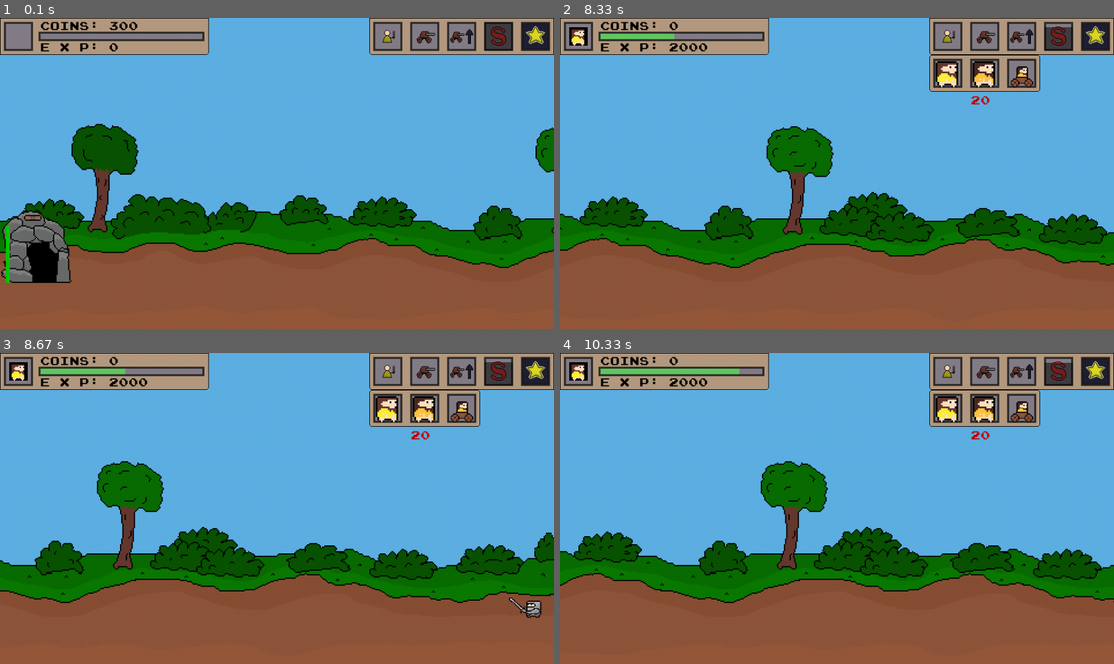
Above: before the commit, frames 1-4 (two rows, left to right).
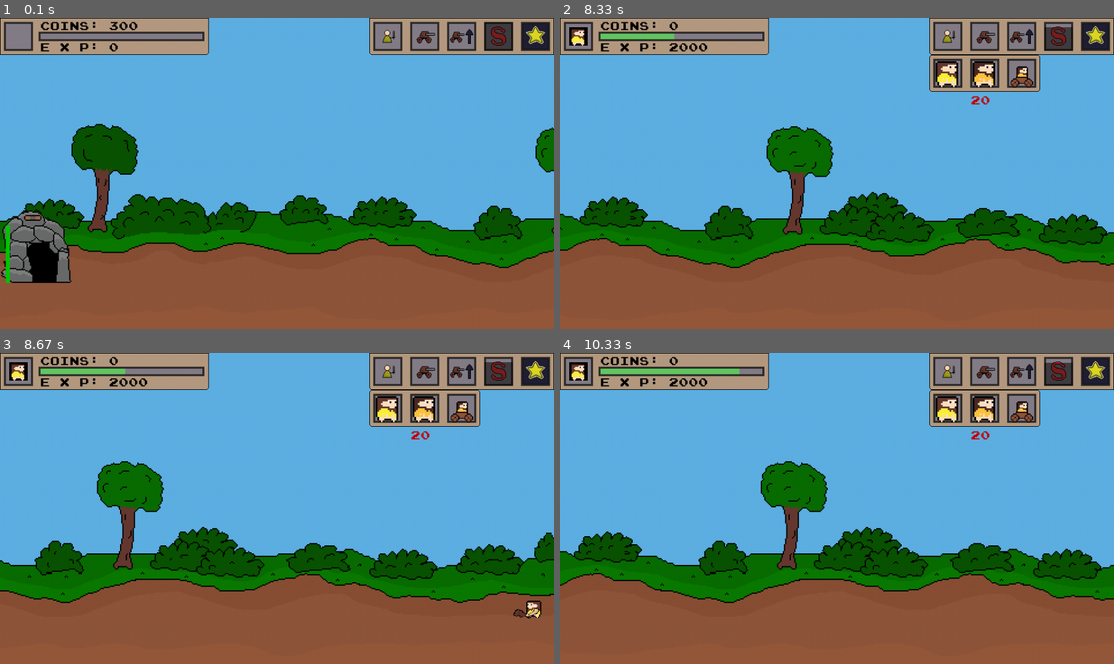
Above: after the commit, the same moments.

Repository: de-dust-enjoyer/age_of_pixel_pygame
Game: pygame game, started from main.py
Same seed, same stepped clock (60 frames per second), same inputs: the game is played once before the commit and once after it.
Inputs (mouse positions are in pixels of both pictures, inside the frame that each line leads up to):
- Up to frame 1 (0.1 s): no input
- Up to frame 2 (8.33 s): click (986, 36) at 0.38 s; click (947, 36) at 0.72 s; click (986, 73) at 1.05 s; hold Right 1.33-1.8 s; tap 1 at 1.48, 3.05, 4.65, 6.22, 7.82 s; hold Right 1.83-2.3 s; hold Left 2.33-2.87 s; tap 3 at 2.48, 4.15, 5.65, 7.32 s; hold Left 2.9-3.3 s; hold Right 3.33-3.97 s; tap 2 at 3.48, 5.15, 6.65, 8.32 s; hold Left 4-4.47 s; hold Right 4.5-4.97 s; hold Right 5-5.47 s; hold Left 5.5-6.03 s; hold Left 6.07-6.47 s; hold Right 6.5-7.13 s; hold Left 7.17-7.63 s; hold Right 7.67-8.13 s; hold Right from 8.17 s (still down)
- Up to frame 3 (8.67 s): release Right at 8.63 s
- Up to frame 4 (10.33 s): hold Left 8.67-9.2 s; tap 3 at 8.82 s; hold Left 9.23-9.63 s; tap 1 at 9.38 s; hold Right 9.67-10.3 s; tap 2 at 9.82 s

Frames 1-2 are identical in both runs. In frame 3, 0.2% of the frame differs, in the area x 91-98%, y 78-86%; in frame 4, less than 0.1%.

Commit message:
reverted some variables

Diff:
--- a/main.py
+++ b/main.py
@@ -37,7 +37,7 @@
 		# time variables to keep track of time
 		self.frames_passed = 0
 		self.seconds_passed = 0
-		self.minutes_passed = 7
+		self.minutes_passed = 0
 		# chooses if window should be fullscreen (work in progress: window scaling does not work propperly)
 		if self.fullscreen:
 			self.screen = pygame.display.set_mode(self.SCREEN_SIZE, pygame.FULLSCREEN)
